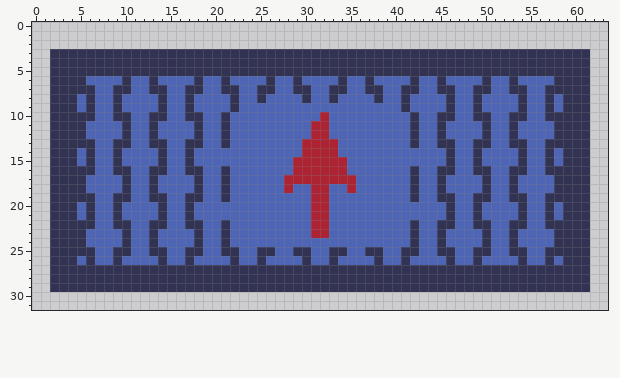
One commit to this pixel-art sprite: Godot/Assets/Sprites/Rugs/RugUp.png. Above, as it was before the edit.
The file is 64x32 pixels.
After the commit:
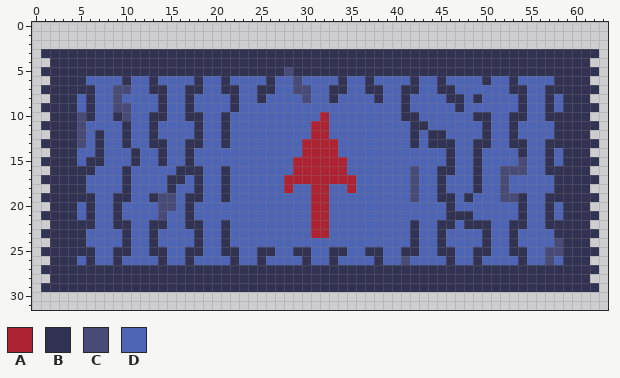
Palette (. is transparent): A #ae2334  B #323353  C #484a77  D #4d65b4
What changed:
@@ x 0..63 @@
  2 ................................................................
- 3 ..BBBBBBBBBBBBBBBBBBBBBBBBBBBBBBBBBBBBBBBBBBBBBBBBBBBBBBBBBBBB..
+ 3 .BBBBBBBBBBBBBBBBBBBBBBBBBBBBBBBBBBBBBBBBBBBBBBBBBBBBBBBBBBBBBB.
  4 ..BBBBBBBBBBBBBBBBBBBBBBBBBBBBBBBBBBBBBBBBBBBBBBBBBBBBBBBBBBBB..
- 5 ..BBBBBBBBBBBBBBBBBBBBBBBBBBBBBBBBBBBBBBBBBBBBBBBBBBBBBBBBBBBB..
- 6 ..BBBBDDDDBDDBDDDDBDDBDDDDBDDBDDDDBDDBDDDDBDDBDDDDBDDBDDDDBBBB..
- 7 ..BBBBBDDBBDDBBDDBBDDBBDDBBDDBBDDBBDDBBDDBBDDBBDDBBDDBBDDBBBBB..
- 8 ..BBBDBDDBDDDDBDDBDDDDBDDBDDDDBDDBDDDDBDDBDDDDBDDBDDDDBDDBDBBB..
- 9 ..BBBDBDDBDDDDBDDBDDDDBDDDDDDDDDDDDDDDDDDBDDDDBDDBDDDDBDDBDBBB..
-10 ..BBBBBDDBBDDBBDDBBDDBDDDDDDDDDDADDDDDDDDDBDDBBDDBBDDBBDDBBBBB..
-11 ..BBBBDDDDBDDBDDDDBDDBDDDDDDDDDAADDDDDDDDDBDDBDDDDBDDBDDDDBBBB..
-12 ..BBBBDDDDBDDBDDDDBDDBDDDDDDDDDAADDDDDDDDDBDDBDDDDBDDBDDDDBBBB..
-13 ..BBBBBDDBBDDBBDDBBDDBDDDDDDDDAAAADDDDDDDDBDDBBDDBBDDBBDDBBBBB..
-14 ..BBBDBDDBDDDDBDDBDDDDDDDDDDDDAAAADDDDDDDDDDDDBDDBDDDDBDDBDBBB..
-15 ..BBBDBDDBDDDDBDDBDDDDDDDDDDDAAAAAADDDDDDDDDDDBDDBDDDDBDDBDBBB..
-16 ..BBBBBDDBBDDBBDDBBDDBDDDDDDDAAAAAADDDDDDDBDDBBDDBBDDBBDDBBBBB..
-17 ..BBBBDDDDBDDBDDDDBDDBDDDDDDAAAAAAAADDDDDDBDDBDDDDBDDBDDDDBBBB..
-18 ..BBBBDDDDBDDBDDDDBDDBDDDDDDADDAADDADDDDDDBDDBDDDDBDDBDDDDBBBB..
-19 ..BBBBBDDBBDDBBDDBBDDBDDDDDDDDDAADDDDDDDDDBDDBBDDBBDDBBDDBBBBB..
-20 ..BBBDBDDBDDDDBDDBDDDDDDDDDDDDDAADDDDDDDDDDDDDBDDBDDDDBDDBDBBB..
-21 ..BBBDBDDBDDDDBDDBDDDDDDDDDDDDDAADDDDDDDDDDDDDBDDBDDDDBDDBDBBB..
-22 ..BBBBBDDBBDDBBDDBBDDBDDDDDDDDDAADDDDDDDDDBDDBBDDBBDDBBDDBBBBB..
-23 ..BBBBDDDDBDDBDDDDBDDBDDDDDDDDDAADDDDDDDDDBDDBDDDDBDDBDDDDBBBB..
-24 ..BBBBDDDDBDDBDDDDBDDBDDDDDDDDDDDDDDDDDDDDBDDBDDDDBDDBDDDDBBBB..
-25 ..BBBBBDDBBDDBBDDBBDDBBDDBBDDBBDDBBDDBBDDBBDDBBDDBBDDBBDDBBBBB..
-26 ..BBBDBDDBDDDDBDDBDDDDBDDBDDDDBDDBDDDDBDDBDDDDBDDBDDDDBDDBDBBB..
-27 ..BBBBBBBBBBBBBBBBBBBBBBBBBBBBBBBBBBBBBBBBBBBBBBBBBBBBBBBBBBBB..
+ 5 .BBBBBBBBBBBBBBBBBBBBBBBBBBBCBBBBBBBBBBBBBBBBBBBBBBBBBBBBBBBBBB.
+ 6 ..BBBBDDDDBDDBDDDDBDDBDDDDBDDCDDDDBDDBDDDDBDDBDDDDBDDBDDDDBBBB..
+ 7 .BBBBBBDDCCDDBBDDBBDDBBDDBBDDCCDDBBDDBBDDBBDDBBDDDDDDBBDDBBBBBB.
+ 8 ..BBBDBDDCDDDDBDDBDDDDBDDBDDDDCDDBDDDDBDDBDDDDBBDBDDDDBDDBDBBB..
+ 9 .BBBBDBDDCCDDDBDDBDDDDBDDDDDDDDDDDDDDDDDDBDDDDDBDDDDDDBDDBDBBBB.
+10 ..BBBCBDDBCDDBBDDBBDDBDDDDDDDDDDADDDDDDDDBBDDDDDDBBDDBBDDBBBBB..
+11 .BBBBCDDDDBDDBDDDDBDDBDDDDDDDDDAADDDDDDDDDBBDDDDDDBDDBDDDDBBBBB.
+12 ..BBBCDBDDBDDBDDDDBDDBDDDDDDDDDAADDDDDDDDDBDBBDDDDBDDBDDDDBBBB..
+13 .BBBBCDBDDBDDBBDDBBDDBDDDDDDDDAAAADDDDDDDDBDBBBDDBBDDBBDDBBBBBB.
+14 ..BBBDDBDDDBDDBDDBDDDDDDDDDDDDAAAADDDDDDDDDDDDBDDBDDDDBDDBDBBB..
+15 .BBBBDBBDDDBDDBDDBDDDDDDDDDDDAAAAAADDDDDDDDDDDBDDBDDDDCDDBDBBBB.
+16 ..BBBBBDDDBDDDDDBBBDDBDDDDDDDAAAAAADDDDDDDCDDBBDDBDDCCCDDBBBBB..
+17 .BBBBBDDDDBDDDDBBDBDDBDDDDDDAAAAAAAADDDDDDCDDBDDDBDDCDDDDDBBBBB.
+18 ..BBBBDDDDBDDDDBDDBDDBDDDDDDADDAADDADDDDDDCDDBDDDBDDCDDDDDBBBB..
+19 .BBBBBBDDBBDDBCCDBBDDBDDDDDDDDDAADDDDDDDDDCDDBBDBDDDCCBDDBBBBBB.
+20 ..BBBDBDDBDDDDCCDBDDDDDDDDDDDDDAADDDDDDDDDDDDDBDDDDDDDBDDBDBBB..
+21 .BBBBDBDDBDDDDCDDBDDDDDDDDDDDDDAADDDDDDDDDDDDDBBBDDDDDBDDBDBBBB.
+22 ..BBBBBDDBBDDBBDDBBDDBDDDDDDDDDAADDDDDDDDDBDDBBDBBBDDBBDDBBBBB..
+23 .BBBBBDDDDBDDBDDDDBDDBDDDDDDDDDAADDDDDDDDDBDDBDDDDBDDBDDDDBBBBB.
+24 ..BBBBDDDDBDDBDDDDBDDBDDDDDDDDDDDDDDDDDDDDBDDBDDDDBDDBDDDDCBBB..
+25 .BBBBBBDDBBDDBBDDBBDDBBDDBBDDBBDDBBDDBBDDBBDDBBDDBBDDBBDDCCBBBB.
+26 ..BBBDBDDBDDDDBDDBDDDDBDDBDDDDBDDBDDDDBDDCDDDDBDDBDDDDBDDCDBBB..
+27 .BBBBBBBBBBBBBBBBBBBBBBBBBBBBBBBBBBBBBBBBBBBBBBBBBBBBBBBBBBBBBB.
 28 ..BBBBBBBBBBBBBBBBBBBBBBBBBBBBBBBBBBBBBBBBBBBBBBBBBBBBBBBBBBBB..
-29 ..BBBBBBBBBBBBBBBBBBBBBBBBBBBBBBBBBBBBBBBBBBBBBBBBBBBBBBBBBBBB..
+29 .BBBBBBBBBBBBBBBBBBBBBBBBBBBBBBBBBBBBBBBBBBBBBBBBBBBBBBBBBBBBBB.
 30 ................................................................
Where, in picture pixels (left, top, right, bottom), the same in both pictures:
changed: (41, 49, 185, 292)
changed: (545, 49, 599, 292)
changed: (284, 67, 311, 103)
changed: (401, 85, 527, 229)
changed: (401, 256, 410, 265)
